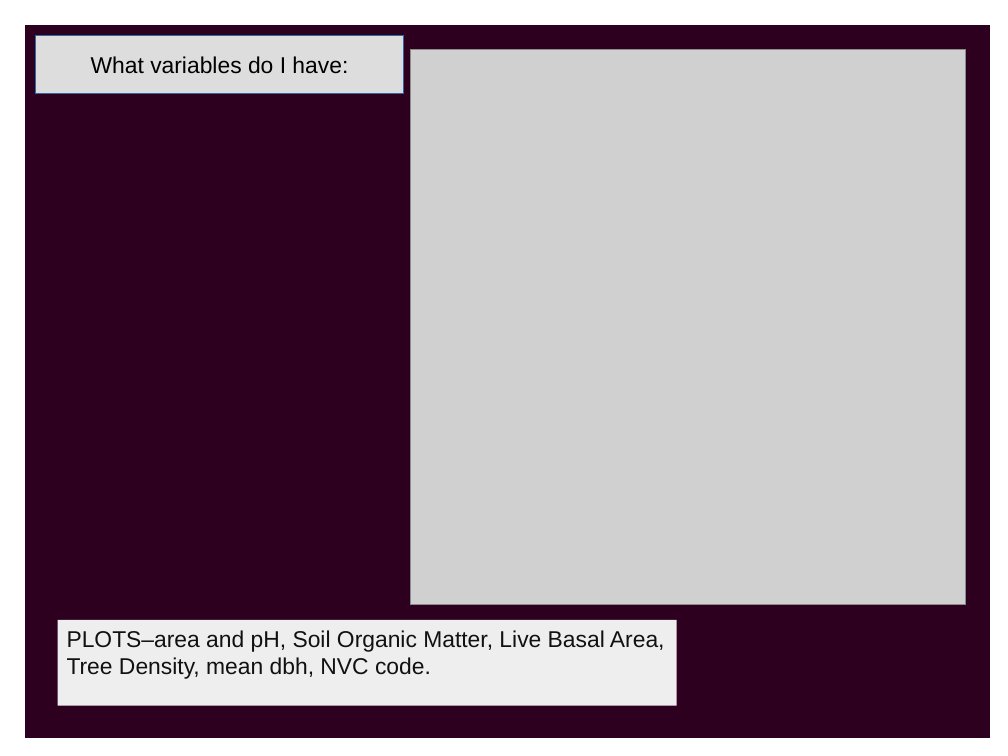
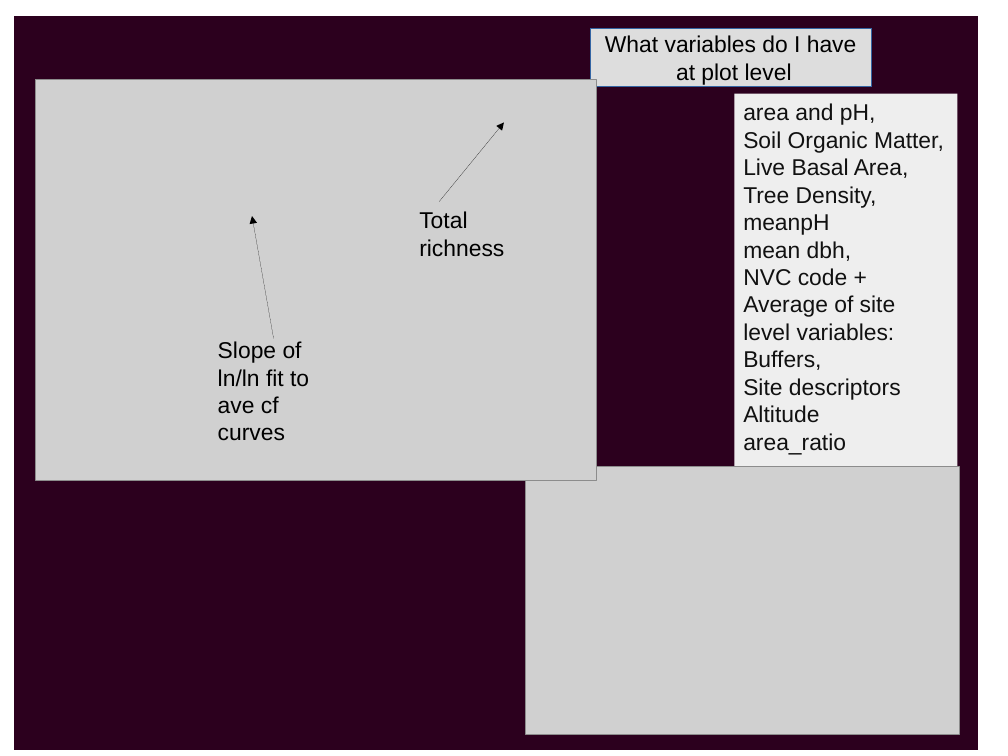
Before and after one commit to PetraGuy/CMEECourseWork, a slide deck: slide 6 of Talk2.odp. Drawn at 1008x756 pixels with LibreOffice and Linux fonts; fonts in the diff are those of the drawing; grey boxes stand for pictures. Boxes give left, top, right and bottom in pixels: in the first picture for what was removed or moved away, otherwise in the second. Text is boxed around its words. In the diff, an @@ line names an element or a change of style, - is before the commit and + after.

Commit message:
talk

```diff
--- a/Talk2.odp
+++ b/Talk2.odp
@@ rectangle: place and size @@
-rectangle at bbox=[22, 22, 994, 742]
+rectangle at bbox=[10, 12, 982, 754]
@@ rectangle "What variables do I have": place and size @@
-rectangle "What variables do I have" at bbox=[36, 36, 403, 93]
+rectangle "What variables do I have" at bbox=[591, 28, 872, 86]
@@ text in rectangle at bbox=[605, 35, 857, 85]: text changed @@
-What variables do I have:
+What variables do I have
+at plot level
@@ picture added at bbox=[36, 80, 596, 480] @@
@@ rectangle "area and pH,": place and size @@
-rectangle "area and pH," at bbox=[58, 620, 677, 706]
+rectangle "area and pH," at bbox=[735, 93, 958, 487]
@@ text in rectangle at bbox=[743, 103, 944, 455]: text changed @@
-PLOTS–area and pH, Soil Organic Matter, Live Basal Area,
-Tree Density, mean dbh, NVC code.
+area and pH,
+Soil Organic Matter,
+Live Basal Area,
+Tree Density,
+meanpH
+mean dbh,
+NVC code +
+Average of site level variables:
+Buffers,
+Site descriptors
+Altitude
+area_ratio
@@ arrow added from (439, 201) to (504, 123), #000000 0 pt @@
@@ arrow added from (273, 338) to (252, 216), #000000 0 pt @@
@@ text added at bbox=[419, 211, 504, 257], 18 pt, text #000000 @@
+Total richness
@@ text added at bbox=[218, 341, 309, 441], 18 pt, text #000000 @@
+Slope of ln/ln fit to ave cf curves
@@ picture: place and size @@
-picture at bbox=[411, 49, 966, 605]
+picture at bbox=[526, 467, 960, 735]
```
Also in this commit, not shown: 2 other slides changed, 1 slide added, 3 slides removed, 10 other files.
